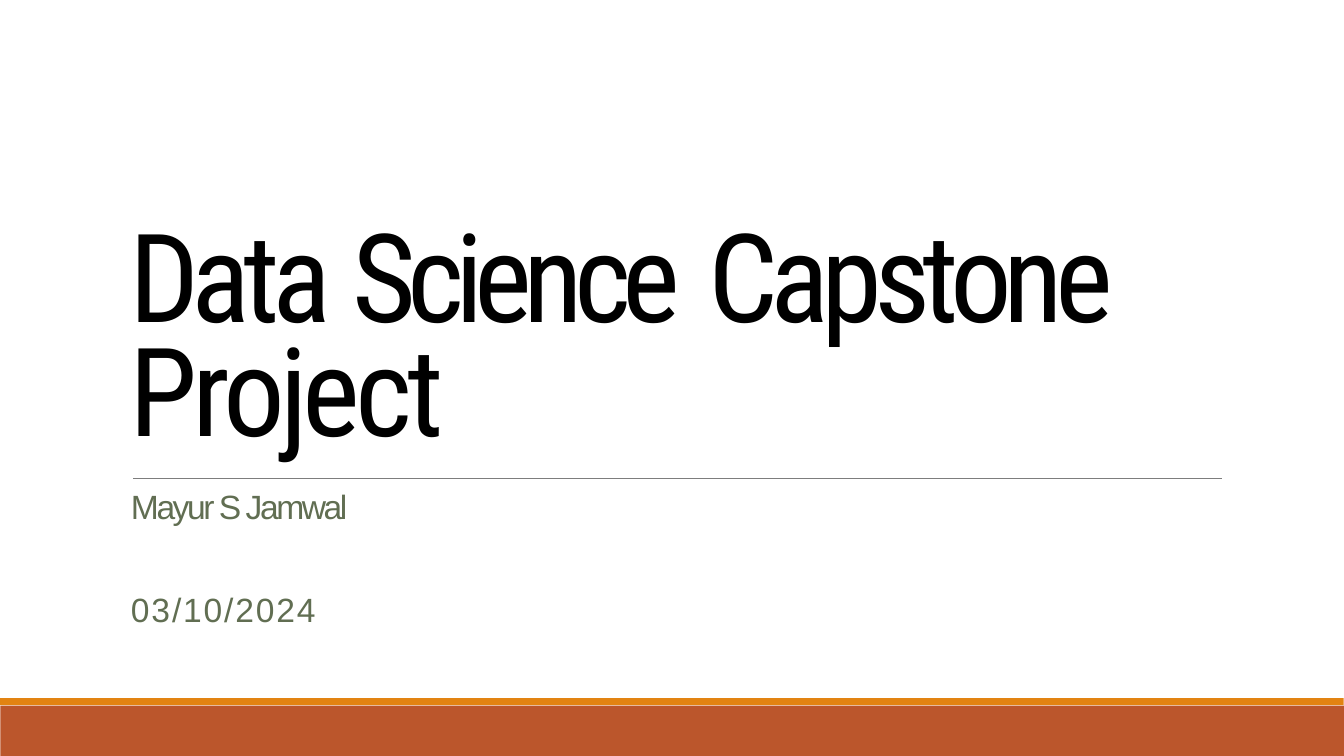
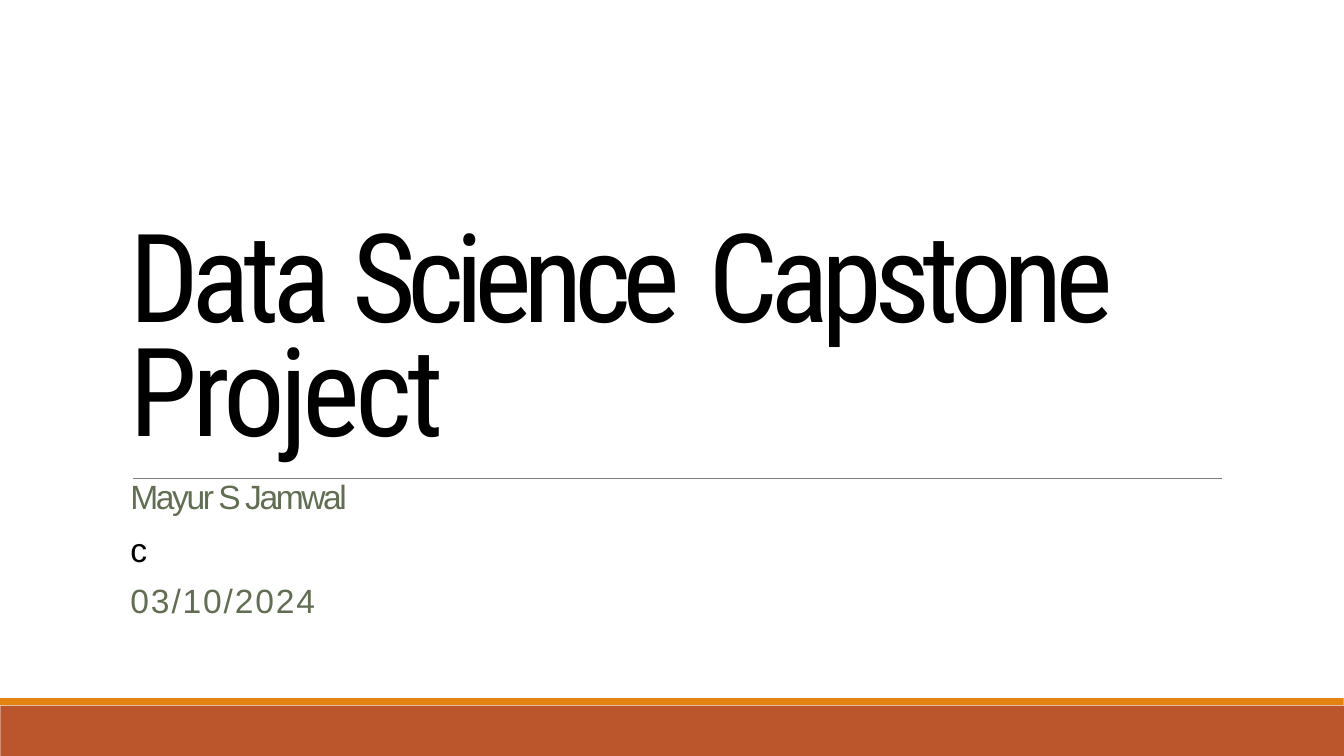
Before and after one commit to Jammyboi17/Data-Science-Capstone, a slide deck: slide 1 of Data Science Capstone.pptx. Drawn at 1344x756 pixels with LibreOffice and Linux fonts; fonts in the diff are those of the drawing. Boxes give left, top, right and bottom in pixels: in the first picture for what was removed or moved away, otherwise in the second. Text is boxed around its words. In the diff, an @@ line names an element or a change of style, - is before the commit and + after.

```diff
--- a/Data Science Capstone.pptx
+++ b/Data Science Capstone.pptx
@@ text "Mayur S Jamwal": place and size @@
-text "Mayur S Jamwal" at bbox=[131, 494, 348, 623]
+text "Mayur S Jamwal" at bbox=[130, 484, 347, 614]
@@ text at bbox=[130, 544, 147, 563]: paragraph added @@
+c
```
Also in this commit, not shown: 1 other slide changed.
